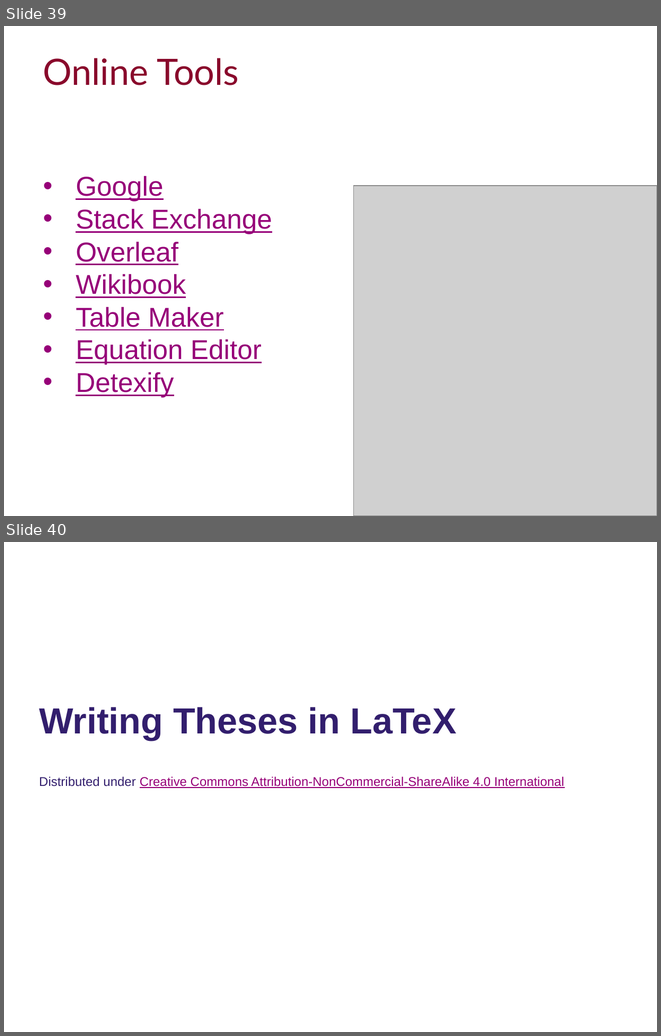
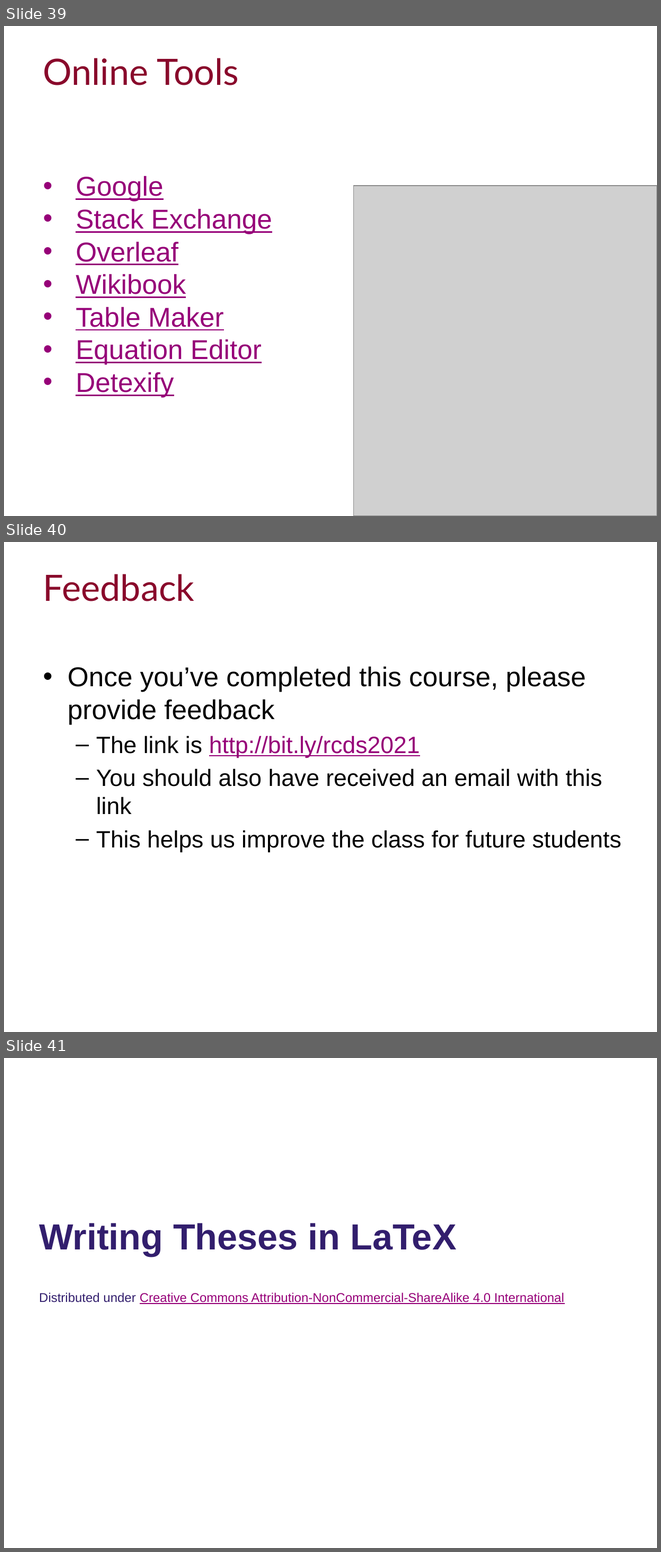
Before and after one commit to ImperialCollegeLondon/RCDS-writing-theses-in-latex, a slide deck: Writing Theses in Latex Slides.pptx. Shown one above the other, each under a label of ours: slides 39 and 40 before the commit, slides 39, 40 and 41 after it. The pictures are 661x1036 and 661x1552 pixels, drawn with LibreOffice and Linux fonts; fonts in the diff are those of the drawing; grey boxes stand for pictures; background and template pictures are left out. Boxes give left, top, right and bottom in pixels: in the first picture for what was removed or moved away, otherwise in the second. Text is boxed around its words. In the diff, an @@ line names an element or a change of style, - is before the commit and + after.

Commit message:
Feedback link update

```diff
--- a/Writing Theses in Latex Slides.pptx
+++ b/Writing Theses in Latex Slides.pptx
@@ slide 40 added at box(4, 542, 657, 1032), background #FFFFFF @@
@@ title added at box(43, 574, 195, 601), 40 pt, text #89092B @@
+Feedback
@@ text added at box(68, 666, 621, 852), 26 pt, text #000000 @@
+• Once you’ve completed this course, please provide feedback
+  – The link is http://bit.ly/rcds2021
+  – You should also have received an email with this link
+  – This helps us improve the class for future students
@@ what was slide 40 is now slide 41 @@
```
Also in this commit, not shown: 1 slide changed.
